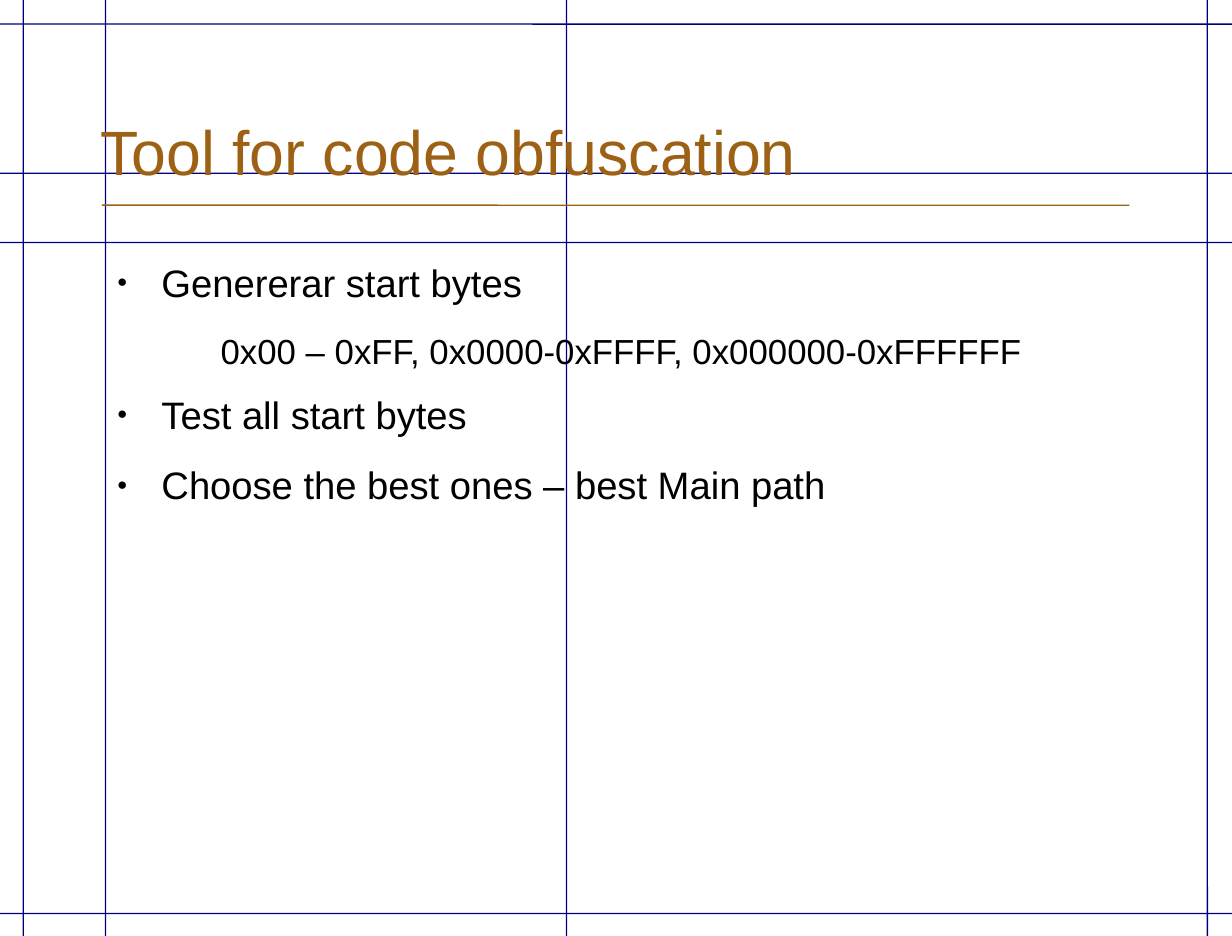
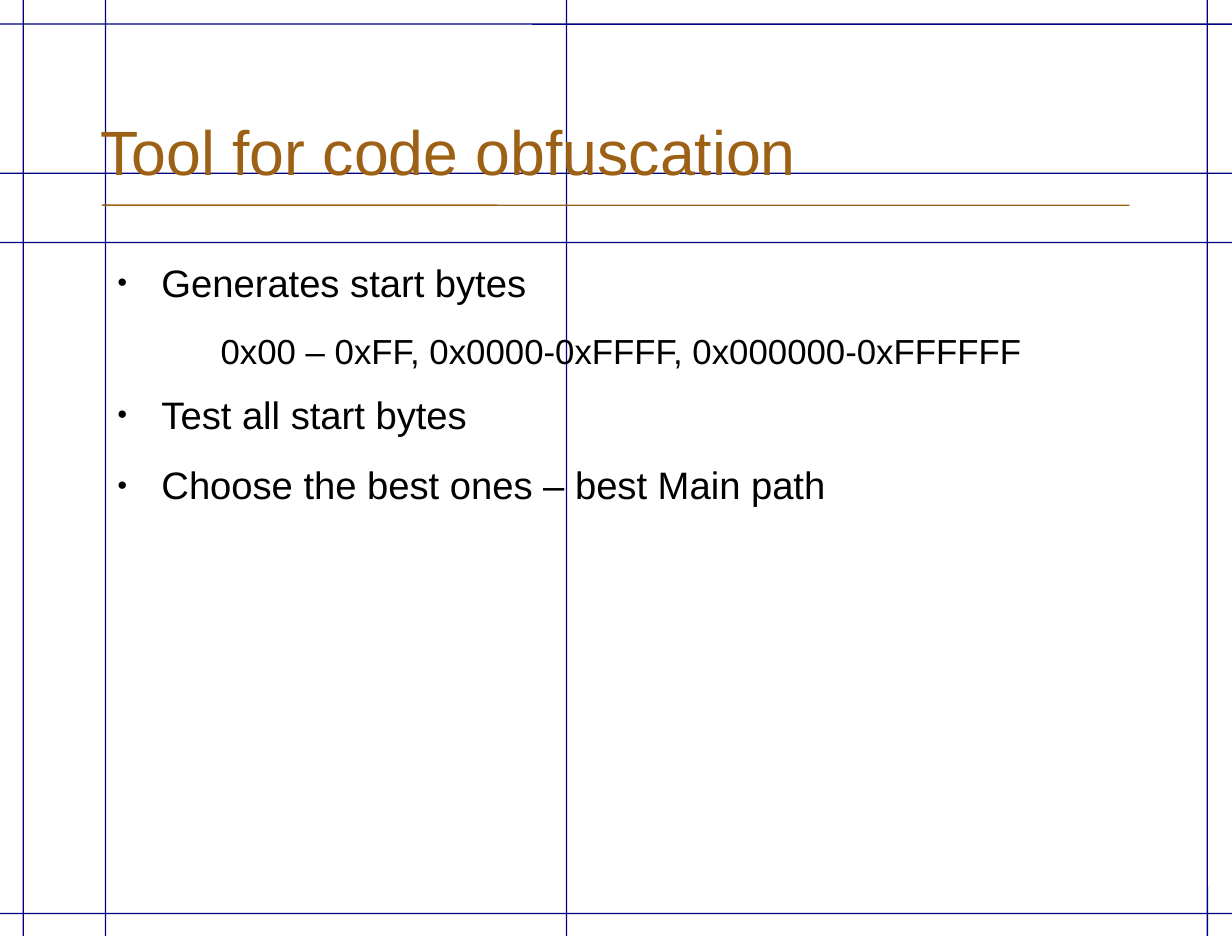
Before and after one commit to eriknylander/exjobb, a slide deck: slide 18 of Presentation/ExjobbPresentation _english.odp. Drawn at 1232x936 pixels with LibreOffice and Linux fonts; fonts in the diff are those of the drawing; background and template pictures are left out. Boxes give left, top, right and bottom in pixels: in the first picture for what was removed or moved away, otherwise in the second. Text is boxed around its words. In the diff, an @@ line names an element or a change of style, - is before the commit and + after.

```diff
--- a/Presentation/ExjobbPresentation _english.odp
+++ b/Presentation/ExjobbPresentation _english.odp
@@ text at [161, 269, 526, 305]: text changed @@
-● Genererar start bytes
+● Generates start bytes
```
Also in this commit, not shown: 2 other slides changed, 1 other file.
